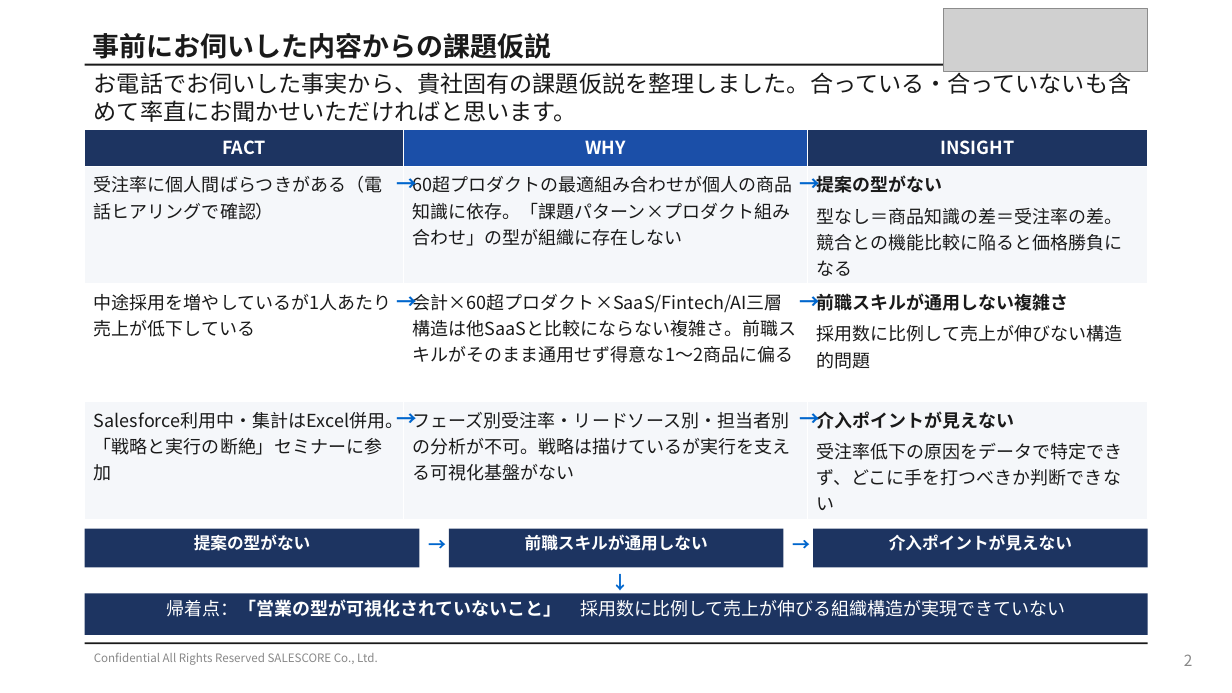
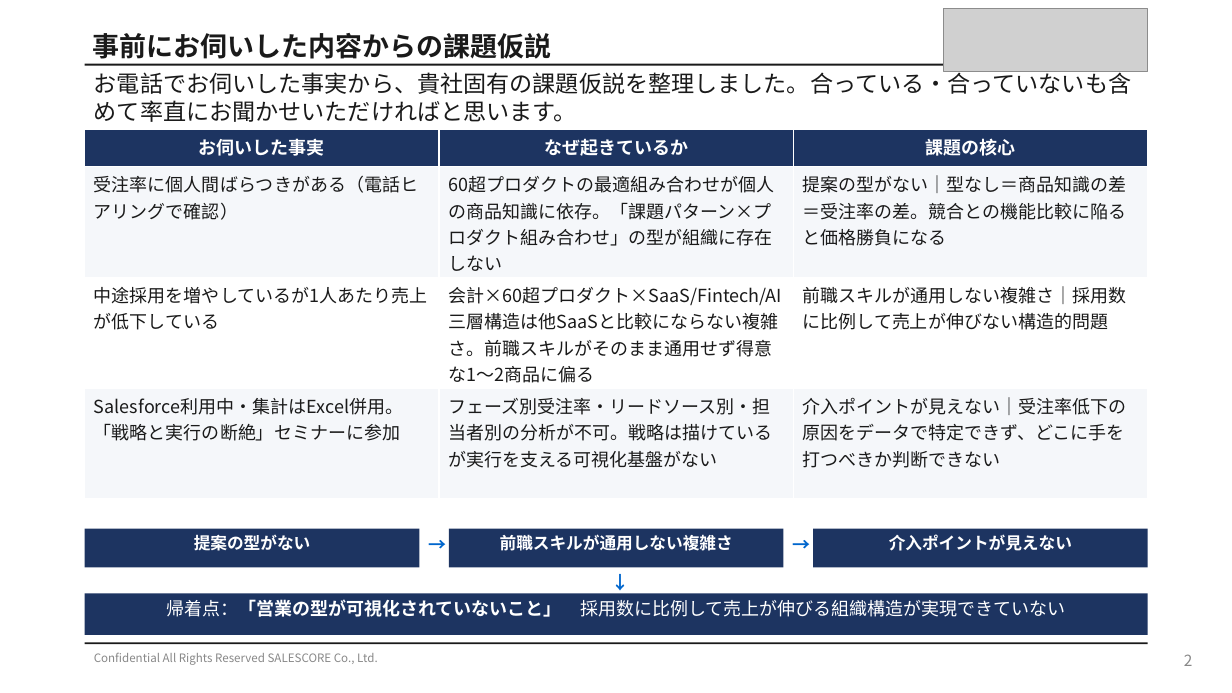
Before and after one commit to shintanagami-netizen/-, a slide deck: slide 2 of slides_p10_p12.pptx. Drawn at 1232x693 pixels with LibreOffice and Linux fonts; fonts in the diff are those of the drawing; grey boxes stand for pictures. Boxes give left, top, right and bottom in pixels: in the first picture for what was removed or moved away, otherwise in the second. Text is boxed around its words. In the diff, an @@ line names an element or a change of style, - is before the commit and + after.

```diff
--- a/slides_p10_p12.pptx
+++ b/slides_p10_p12.pptx
@@ table at (x1=85, y1=129, x2=1147, y2=499) @@
-row 1: FACT | WHY | INSIGHT
+row 1: お伺いした事実 | なぜ起きているか | 課題の核心
-row 2, column 3: 提案の型がない / 型なし＝商品知識の差＝受注率の差。競合との機能比較に陥ると価格勝負になる
+row 2, column 3: 提案の型がない｜型なし＝商品知識の差＝受注率の差。競合との機能比較に陥ると価格勝負になる
-row 3, column 3: 前職スキルが通用しない複雑さ / 採用数に比例して売上が伸びない構造的問題
+row 3, column 3: 前職スキルが通用しない複雑さ｜採用数に比例して売上が伸びない構造的問題
-row 4, column 3: 介入ポイントが見えない / 受注率低下の原因をデータで特定できず、どこに手を打つべきか判断できない
+row 4, column 3: 介入ポイントが見えない｜受注率低下の原因をデータで特定できず、どこに手を打つべきか判断できない
@@ fill #1B4FA8 to #1D3461 in row 1, column 2 @@
@@ text removed at (x1=387, y1=166, x2=421, y2=284) @@
-→
@@ text removed at (x1=791, y1=166, x2=824, y2=284) @@
-→
@@ text removed at (x1=387, y1=284, x2=421, y2=401) @@
-→
@@ text removed at (x1=791, y1=284, x2=824, y2=401) @@
-→
@@ text removed at (x1=387, y1=402, x2=421, y2=519) @@
-→
@@ text removed at (x1=791, y1=402, x2=824, y2=519) @@
-→
@@ text at (x1=500, y1=534, x2=733, y2=551): text changed @@
-前職スキルが通用しない
+前職スキルが通用しない複雑さ
```
Also in this commit, not shown: 1 other file.
